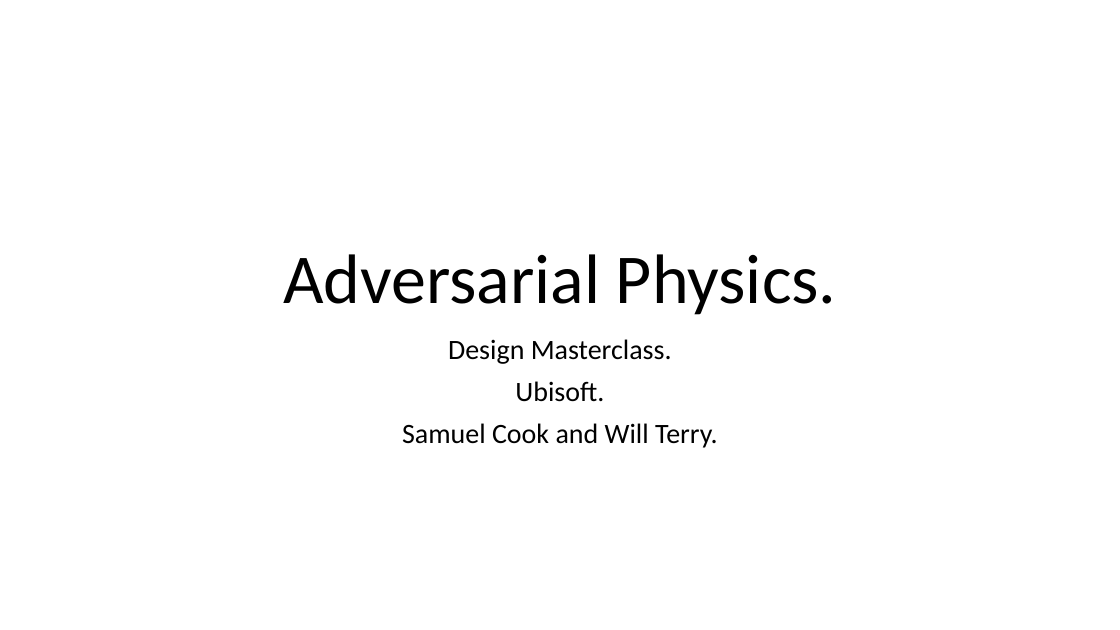
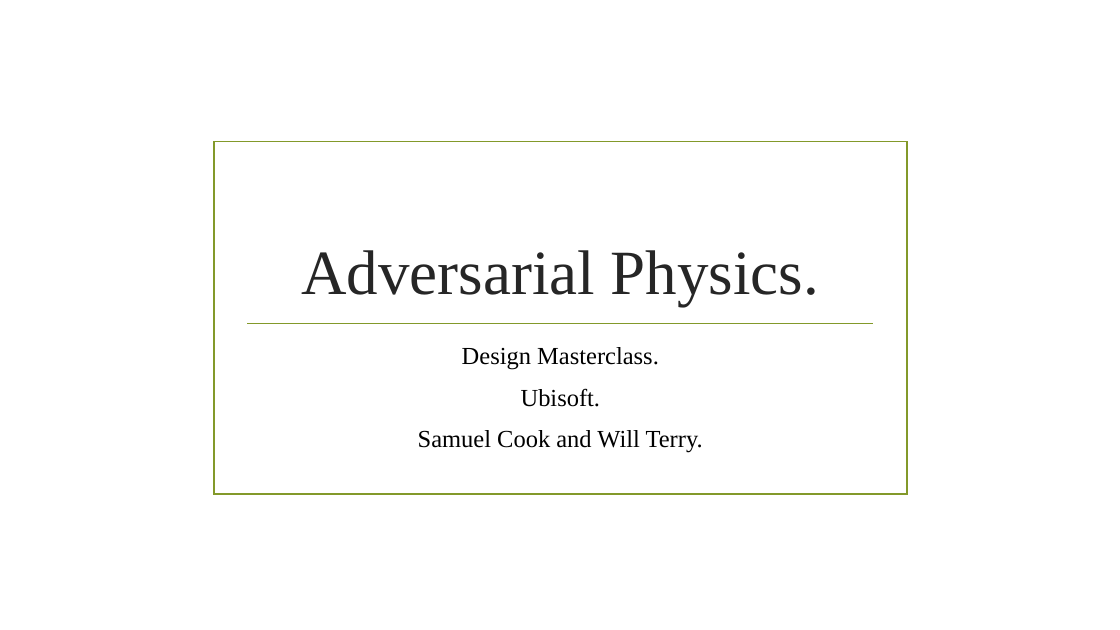
Before and after one commit to UoSGamesGroups/second-semester-dm-group-1, a slide deck: slide 1 of docs/presentation/Adversarial Physics.pptx. Drawn at 1120x630 pixels with LibreOffice and Linux fonts; fonts in the diff are those of the drawing; background and template pictures are left out. Boxes give left, top, right and bottom in pixels: in the first picture for what was removed or moved away, otherwise in the second. Text is boxed around its words. In the diff, an @@ line names an element or a change of style, - is before the commit and + after.

Commit message:
added designs to presentation

```diff
--- a/docs/presentation/Adversarial Physics.pptx
+++ b/docs/presentation/Adversarial Physics.pptx
@@ rectangle added at <box>214,142,907,494</box>, outline #83992A 1.25 pt @@
@@ title "Adversarial Physics.": place and size @@
-title "Adversarial Physics." at <box>283,254,837,315</box>
+title "Adversarial Physics." at <box>301,250,819,306</box>
@@ title "Adversarial Physics." at <box>301,250,819,306</box>: size 60 to 54 pt, font Calibri to Times New Roman, text colour #000000 to #262626; line spacing 0.9 to 1 @@
@@ line added from (247, 323) to (874, 323), #83992A 1.25 pt @@
@@ subtitle "Design Masterclass.": place and size @@
-subtitle "Design Masterclass." at <box>402,339,718,448</box>
+subtitle "Design Masterclass." at <box>418,347,703,452</box>
@@ subtitle "Design Masterclass." at <box>418,347,703,452</box>: size 24 to 21 pt, font Calibri to Times New Roman; line spacing 0.9 to 1 @@
```
Also in this commit, not shown: 8 other slides changed, 1 slide added.
